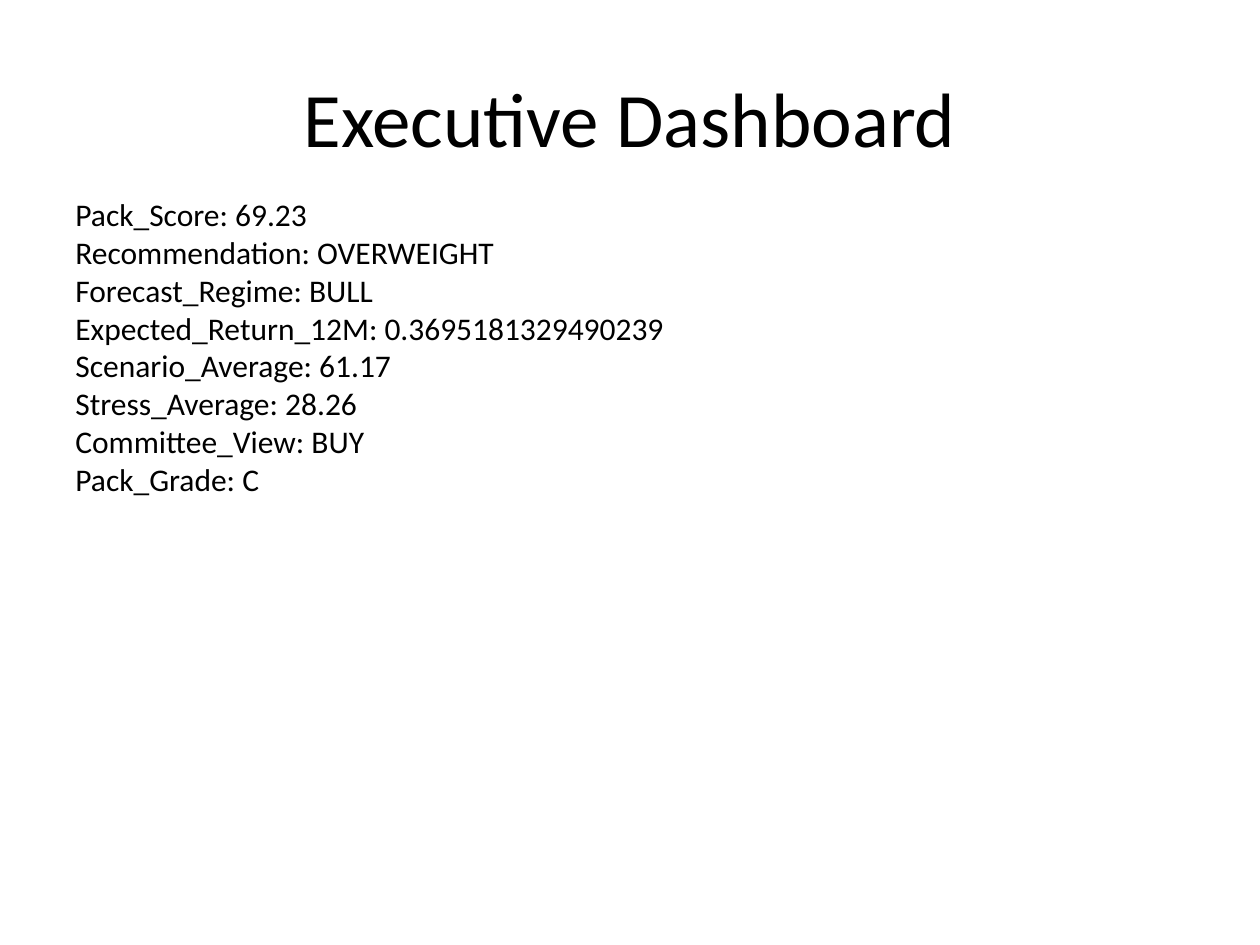
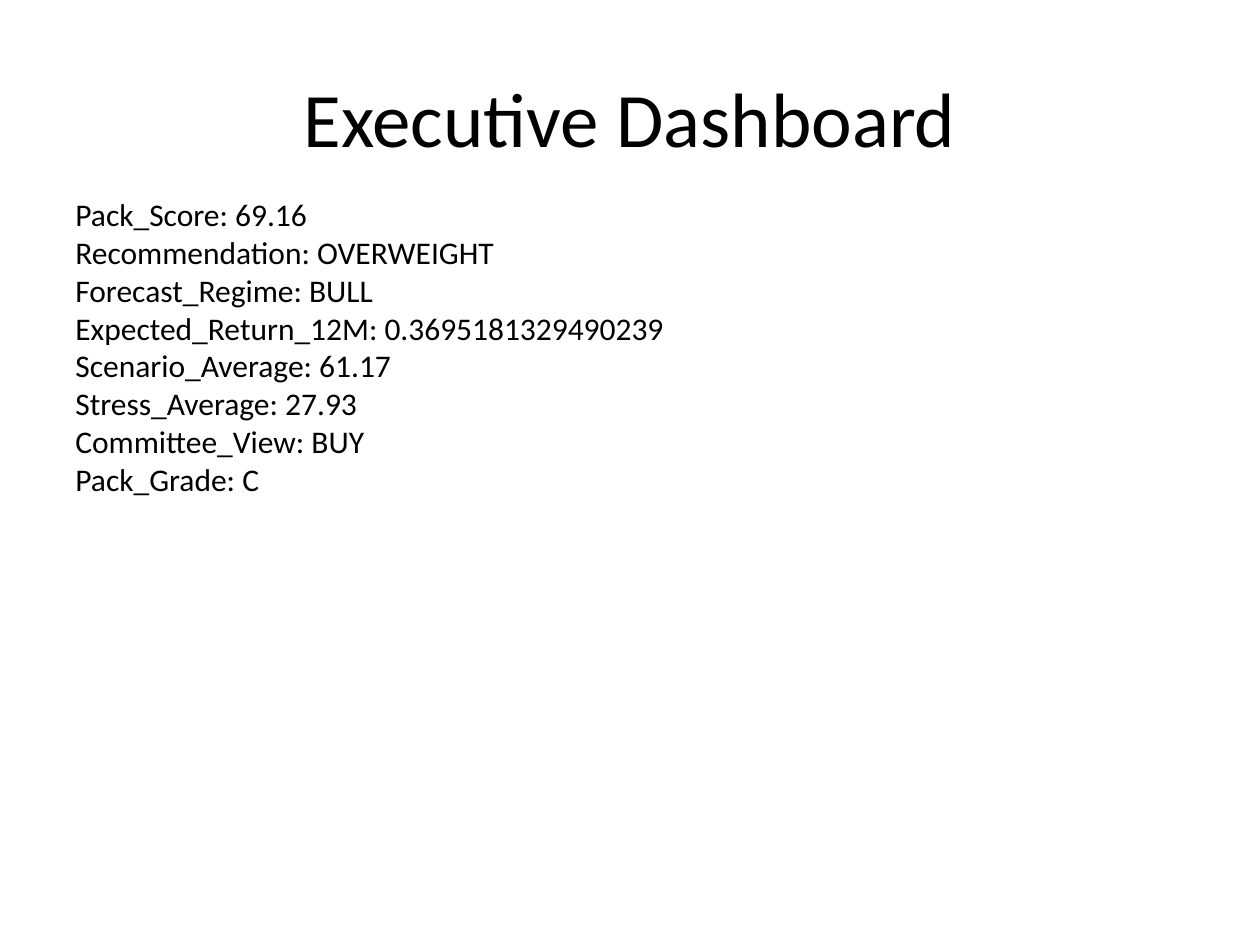
Before and after one commit to sakshinekkala28/Institutional_Quant_Platform, a slide deck: slide 2 of data/reports/investment_committee_presentation.pptx. Drawn at 1260x945 pixels with LibreOffice and Linux fonts; fonts in the diff are those of the drawing. Boxes give left, top, right and bottom in pixels: in the first picture for what was removed or moved away, otherwise in the second. Text is boxed around its words. In the diff, an @@ line names an element or a change of style, - is before the commit and + after.

```diff
--- a/data/reports/investment_committee_presentation.pptx
+++ b/data/reports/investment_committee_presentation.pptx
@@ text at (75, 204, 307, 231): text changed @@
-Pack_Score: 69.23
+Pack_Score: 69.16
@@ text at (75, 394, 357, 421): text changed @@
-Stress_Average: 28.26
+Stress_Average: 27.93
```
Also in this commit, not shown: 1 other slide changed, 5 other files.
